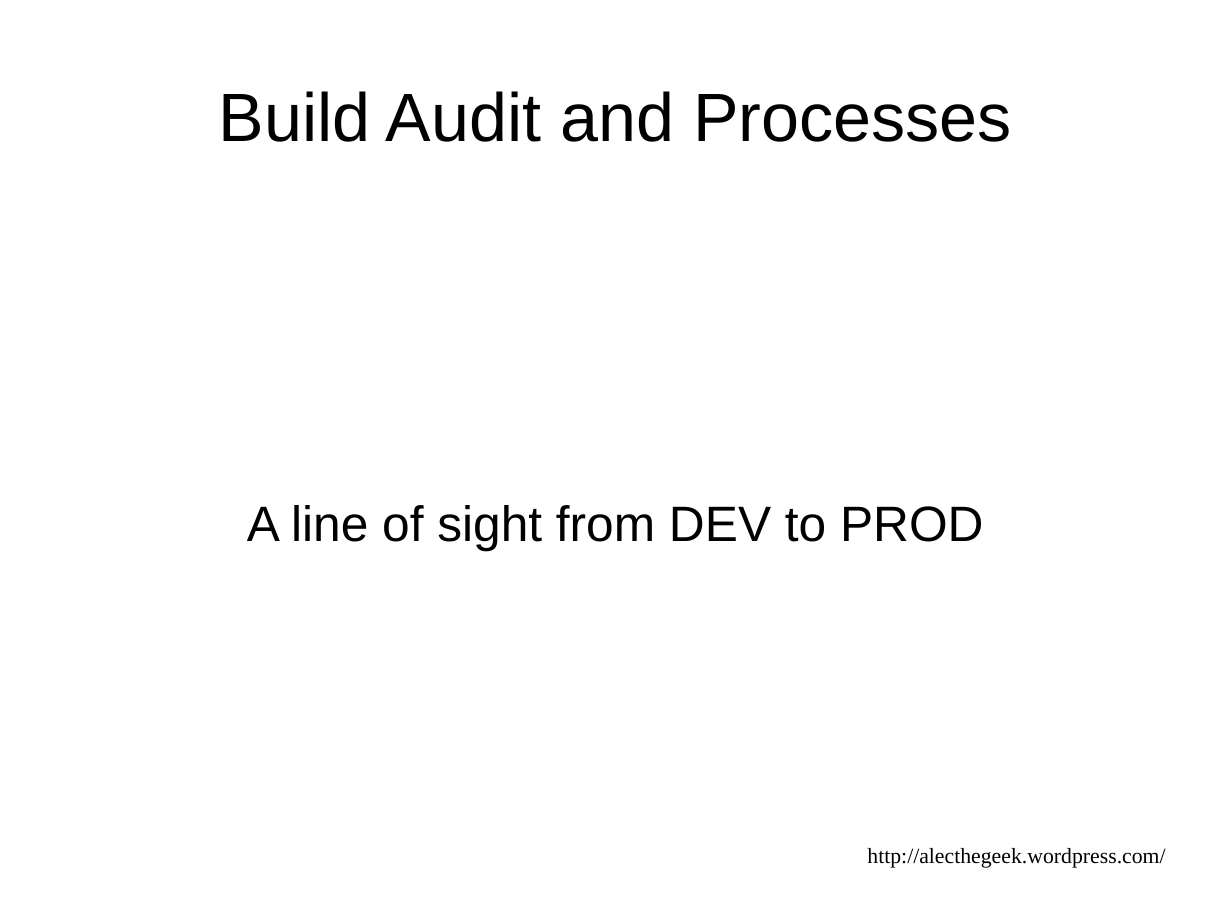
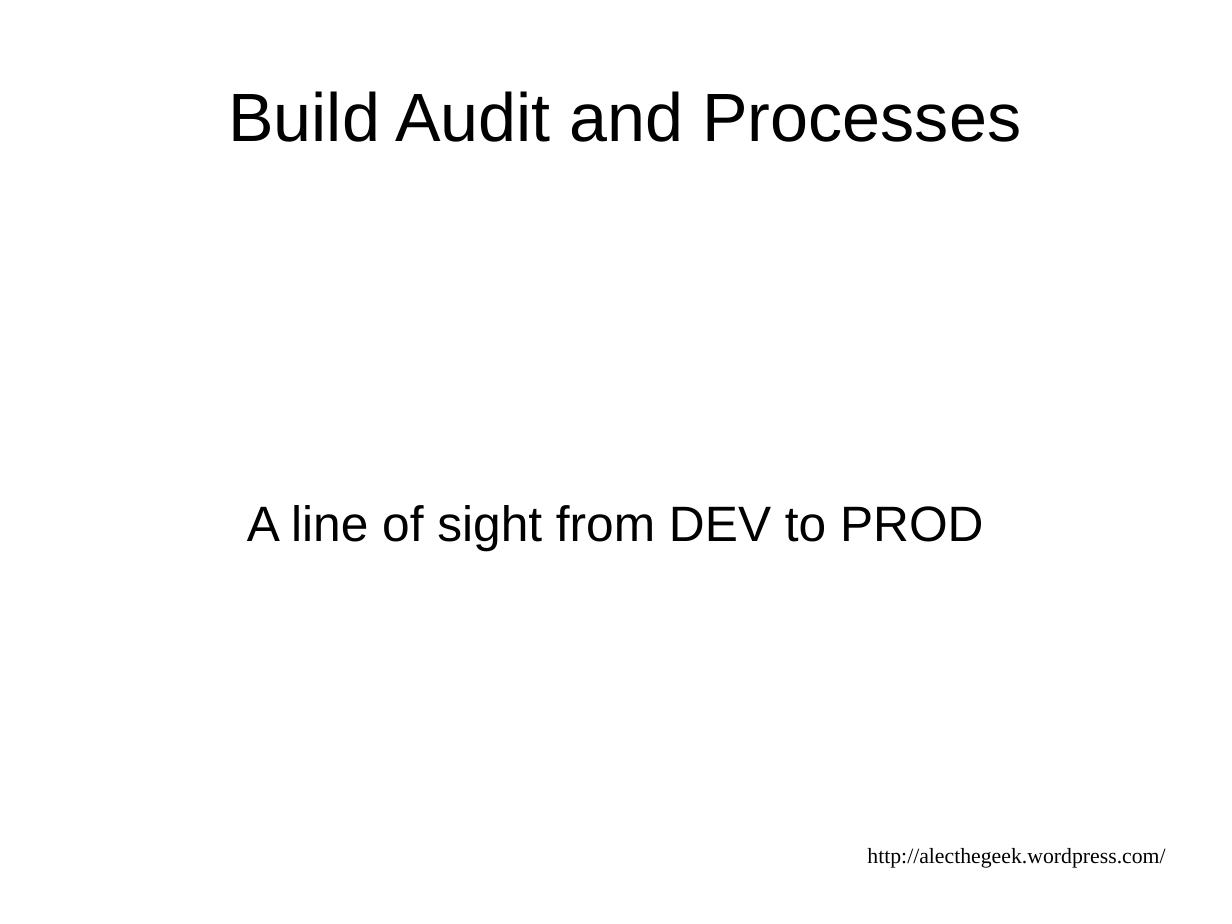
Before and after one commit to alecthegeek/gitbuilding, a slide deck: slide 1 of DevOpsDownUnderPresentation.odp. Drawn at 1232x924 pixels with LibreOffice and Linux fonts; fonts in the diff are those of the drawing. Boxes give left, top, right and bottom in pixels: in the first picture for what was removed or moved away, otherwise in the second. Text is boxed around its words. In the diff, an @@ line names an element or a change of style, - is before the commit and + after.

```diff
--- a/DevOpsDownUnderPresentation.odp
+++ b/DevOpsDownUnderPresentation.odp
@@ title "Build Audit and Processes": place and size @@
-title "Build Audit and Processes" at [219,91,1012,142]
+title "Build Audit and Processes" at [228,91,1021,142]
```
Also in this commit, not shown: 5 other slides changed, 2 other files.
